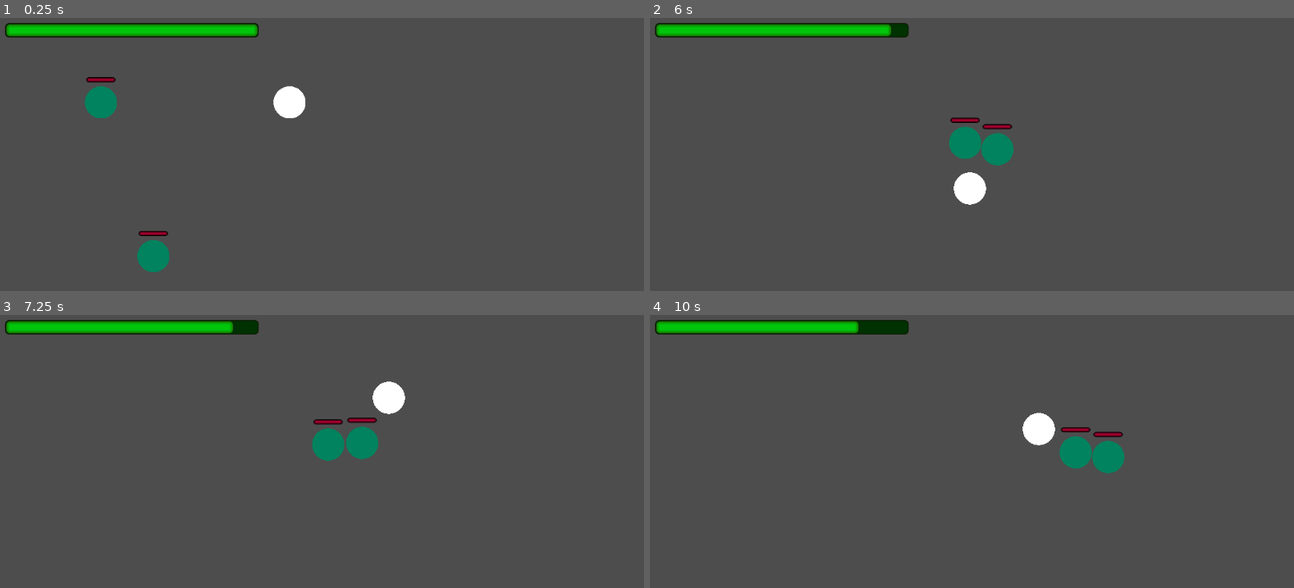
Above: before the commit, frames 1-4 (two rows, left to right).
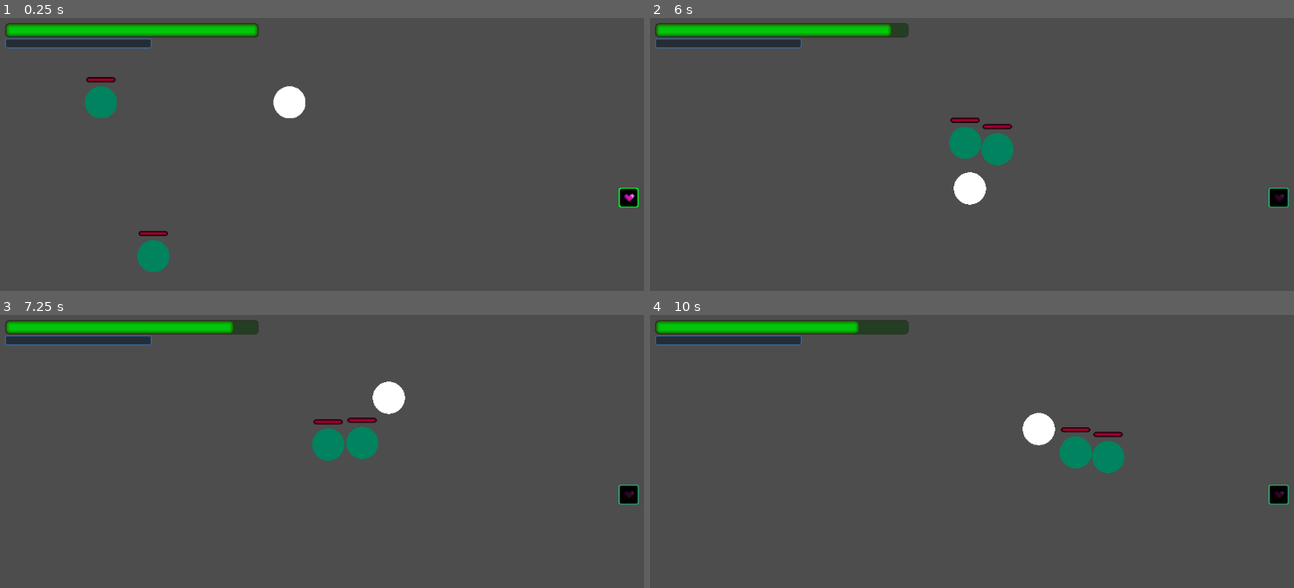
Above: after the commit, the same moments.

Repository: Joaovit-costa/Robot-Slayer
Game: Godot game, scene res://res/Cenas/salas/teste.tscn
Two runs of this game, one before a commit and one after it. Both use one fixed random seed, a clock stepped at 60 frames per second and the inputs below. This scene is started directly instead of the project's main scene.
Inputs:
- Up to frame 1 (0.25 s): no input
- Up to frame 2 (6 s): hold Right (ui_right) 0.53-1.28 s; hold G (ui_healing) 0.53-1.28 s; hold Down (ui_down) 1.28-2.03 s; tap G (ui_healing) every 1.5 s from 1.35 to 5.85 s; hold Right (ui_right) 2.03-2.78 s; hold G (ui_healing) 2.03-2.78 s; hold Up (ui_up) 2.78-3.53 s; hold G (ui_healing) 3.53-4.28 s; hold Left (ui_left) 3.53-5.03 s; hold Down (ui_down) 5.03-5.78 s; hold G (ui_healing) 5.03-5.78 s; hold Right (ui_right) from 5.78 s (still down)
- Up to frame 3 (7.25 s): release Right (ui_right) at 6.53 s; hold Up (ui_up) from 6.53 s (still down); hold G (ui_healing) from 6.53 s (still down)
- Up to frame 4 (10 s): release Up (ui_up) at 7.28 s; release G (ui_healing) at 7.28 s; hold Right (ui_right) 7.28-8.03 s; tap G (ui_healing) at 7.35, 8.85 s; hold Down (ui_down) 8.03-8.78 s; hold G (ui_healing) 8.03-8.78 s; hold Left (ui_left) 8.78-9.53 s; hold Up (ui_up) from 9.53 s (still down); hold G (ui_healing) from 9.53 s (still down)

The runs differ from the first frame. In frame 1, 1.5% of the frame differs, in the area x 0-100%, y 1-70%; in frame 2, 1.6%; in frame 3, 1.7%; in frame 4, 1.9%.

Commit message:
creat
Foi adicionado o sistema de cura ja com parte visual, barras de vida do jogador e do inimigo, e o sistema de experiencia e level. Foi dado inicio a inplementação do sistema de drops dos inimigos.

Diff:
--- a/project-room/res/Cenas/entidades/protagonista.tscn
+++ b/project-room/res/Cenas/entidades/protagonista.tscn
@@ -1,6 +1,7 @@
 [gd_scene format=3 uid="uid://crm7vecx3vhjy"]
 
 [ext_resource type="Script" uid="uid://cdgeykgg3b6sh" path="res://script/entidades/protagonista.gd" id="1_uw4sx"]
+[ext_resource type="Texture2D" uid="uid://disji1duvvnmh" path="res://res/design/menus/Botão_Vida.png" id="2_70dtc"]
 
 [sub_resource type="CircleShape2D" id="CircleShape2D_pl2iv"]
 radius = 28.751087
@@ -11,12 +12,12 @@
 radius = 56.5
 
 [sub_resource type="StyleBoxFlat" id="StyleBoxFlat_pl2iv"]
-bg_color = Color(0, 0.19174087, 0.0005485823, 1)
+bg_color = Color(0, 0.19215687, 0, 0.5254902)
 border_width_left = 2
 border_width_top = 2
 border_width_right = 2
 border_width_bottom = 2
-border_color = Color(0.04384221, 0.08335432, 1.2032688e-08, 1)
+border_color = Color(0.043137256, 0.08235294, 0, 0.5254902)
 border_blend = true
 corner_radius_top_left = 6
 corner_radius_top_right = 6
@@ -39,6 +40,52 @@
 corner_radius_top_right = 6
 corner_radius_bottom_right = 6
 corner_radius_bottom_left = 6
+
+[sub_resource type="StyleBoxTexture" id="StyleBoxTexture_gsa6n"]
+texture = ExtResource("2_70dtc")
+
+[sub_resource type="StyleBoxFlat" id="StyleBoxFlat_gsa6n"]
+bg_color = Color(0, 0, 0, 0.77254903)
+border_width_left = 2
+border_width_top = 2
+border_width_right = 2
+border_width_bottom = 2
+border_color = Color(0.29803735, 0.6143126, 1, 0.49803922)
+border_blend = true
+corner_radius_top_left = 3
+corner_radius_top_right = 3
+corner_radius_bottom_right = 3
+corner_radius_bottom_left = 3
+
+[sub_resource type="StyleBoxFlat" id="StyleBoxFlat_tdguc"]
+bg_color = Color(9.62615e-08, 0.066605374, 0.12516683, 0.5254902)
+border_width_left = 2
+border_width_top = 2
+border_width_right = 2
+border_width_bottom = 2
+border_color = Color(0.14555383, 0.53975904, 1, 0.5254902)
+border_blend = true
+corner_radius_top_left = 3
+corner_radius_top_right = 3
+corner_radius_bottom_right = 3
+corner_radius_bottom_left = 3
+expand_margin_left = 2.0
+expand_margin_top = 2.0
+expand_margin_right = 2.0
+expand_margin_bottom = 2.0
+
+[sub_resource type="StyleBoxFlat" id="StyleBoxFlat_yq3lb"]
+bg_color = Color(0.30561742, 0.68617994, 0.99999994, 1)
+border_width_left = 2
+border_width_top = 2
+border_width_right = 2
+border_width_bottom = 2
+border_color = Color(0.5232395, 0.7686393, 0.95117706, 1)
+border_blend = true
+corner_radius_top_left = 3
+corner_radius_top_right = 3
+corner_radius_bottom_right = 3
+corner_radius_bottom_left = 3
 
 [node name="Protagonista" type="CharacterBody2D" unique_id=369473398]
 collision_mask = 4
@@ -71,4 +118,30 @@
 theme_override_styles/fill = SubResource("StyleBoxFlat_70dtc")
 show_percentage = false
 
+[node name="barraDeCura" type="ProgressBar" parent="CanvasLayer" unique_id=1314446765]
+anchors_preset = -1
+anchor_left = 0.96900004
+anchor_top = 0.507
+anchor_right = 0.96900004
+anchor_bottom = 0.507
+offset_left = -17.288086
+offset_top = -17.53601
+offset_right = 17.711914
+offset_bottom = 17.46399
+grow_horizontal = 0
+grow_vertical = 2
+theme_override_styles/background = SubResource("StyleBoxTexture_gsa6n")
+theme_override_styles/fill = SubResource("StyleBoxFlat_gsa6n")
+fill_mode = 3
+show_percentage = false
+
+[node name="barraDeExperiencia" type="ProgressBar" parent="CanvasLayer" unique_id=852478863]
+offset_left = 24.0
+offset_top = 51.0
+offset_right = 277.0
+offset_bottom = 64.0
+theme_override_styles/background = SubResource("StyleBoxFlat_tdguc")
+theme_override_styles/fill = SubResource("StyleBoxFlat_yq3lb")
+show_percentage = false
+
 [connection signal="body_entered" from="Area2D" to="." method="_on_area_2d_body_entered"]
--- a/project-room/res/Cenas/salas/teste.tscn
+++ b/project-room/res/Cenas/salas/teste.tscn
@@ -2,6 +2,11 @@
 
 [ext_resource type="PackedScene" uid="uid://dw5vop8713vt3" path="res://res/Cenas/entidades/inimigo.tscn" id="1_lq783"]
 [ext_resource type="PackedScene" uid="uid://crm7vecx3vhjy" path="res://res/Cenas/entidades/protagonista.tscn" id="2_p8hvh"]
+[ext_resource type="Script" uid="uid://b547wbkrtg5cj" path="res://script/data/dataDrops.gd" id="3_p8hvh"]
+
+[sub_resource type="Resource" id="Resource_kpg4u"]
+script = ExtResource("3_p8hvh")
+metadata/_custom_type_script = "uid://b547wbkrtg5cj"
 
 [node name="sala" type="Node2D" unique_id=1911979741]
 
@@ -16,6 +21,9 @@
 defesa = 1
 forca = 3
 inteligencia = 2
+experiencia_min = 50
+experiencia_max = 70
+drops = Array[ExtResource("3_p8hvh")]([SubResource("Resource_kpg4u")])
 protagonista_ref = NodePath("../Protagonista")
 
 [node name="Inimigo" parent="." unique_id=183813718 node_paths=PackedStringArray("protagonista_ref") instance=ExtResource("1_lq783")]
@@ -24,4 +32,6 @@
 defesa = 1
 forca = 3
 inteligencia = 2
+experiencia_min = 50
+experiencia_max = 70
 protagonista_ref = NodePath("../Protagonista")
--- a/project-room/script/Mecanicas.gd
+++ b/project-room/script/data/Mecanicas.gd
@@ -30,3 +30,11 @@
 	curado.vitalidade += int(curado.inteligencia * 1.5)
 	curado.barraVida.value = curado.vitalidade
 	curado.cooldownDaCura += tempoParaCura
+
+
+func subirNivel(player):
+	player.nivel += 1
+	player.experiencia -= player.experienciaNecessaria
+	player.experienciaNecessaria = int(player.nivel * 1.2 + 40)
+	player.barraExperiencia.max_value = player.experienciaNecessaria
+	player.pontosExperiencia += 3
--- /dev/null
+++ b/project-room/script/data/dataDrops.gd
@@ -0,0 +1,13 @@
+extends Resource
+class_name DropData
+
+@export_group("Dados do item")
+@export var nome: String = ""
+@export var quantidade: int = 0
+
+@export_group("Chances")
+@export var chance_comum: int = 0
+@export var chance_incomum: int = 0
+@export var chance_raro: int = 0
+@export var chance_epico: int = 0
+@export var chance_lendario: int = 0
--- a/project-room/script/entidades/inimigos.gd
+++ b/project-room/script/entidades/inimigos.gd
@@ -13,9 +13,17 @@
 @export var cooldowns: Array[float] = [0.8, 1.2, 1.6]
 @export var multiplicadores: Array[float] = [1.0, 1.3, 1.5]
 
+# Drops do inimigo
+@export_group("drop")
+@export var experiencia_min: int = 0
+@export var experiencia_max: int = 0
+@export var drops: Array[DropData] = []
+@export_group("")
+
 # Distância mínima para parar e bater
 @export var distancia_ataque: float = 86
 var distancia: float
+
 
 # Sistema de cura
 var tomouDano: bool = false
@@ -30,8 +38,8 @@
 @onready var barraVida : ProgressBar = $ProgressBar
 @onready var colision : CollisionShape2D = $CollisionShape2D
 
-const Mecanicas = preload("res://script/Mecanicas.gd")
-var mecanicas = Mecanicas.new()
+@onready var Mecanicas = load("res://script/data/Mecanicas.gd")
+@onready var mecanicas = Mecanicas.new()
 # =====================================
 
 
@@ -126,7 +134,6 @@
 			vitalidade = vidaInicial
 	elif cooldownDaCura > 0:
 		cooldownDaCura -= delta
-	print(cooldownDaCura)
 	# =================================
 
 
--- a/project-room/script/entidades/protagonista.gd
+++ b/project-room/script/entidades/protagonista.gd
@@ -6,9 +6,11 @@
 @onready var alcance: Area2D = $Area2D
 @onready var barraVida: ProgressBar = $CanvasLayer/ProgressBar
 @onready var sala: Node2D = $".."
+@onready var barraCura: ProgressBar = $CanvasLayer/barraDeCura
+@onready var barraExperiencia: ProgressBar = $CanvasLayer/barraDeExperiencia
 
-const Mecanicas = preload("res://script/Mecanicas.gd")
-var mecanicas = Mecanicas.new()
+@onready var Mecanicas = load("res://script/data/Mecanicas.gd")
+@onready var mecanicas = Mecanicas.new()
 # =====================================
 
 
@@ -18,11 +20,19 @@
 var defesa: int = 2
 var forca: int = 5
 var inteligencia: int = 4
+var pontosExperiencia: int = 0
+var experiencia: int = 0
+var nivel: int = 1
 
 const SPEED: float = 220
+var experienciaNecessaria = int(nivel * 1.2 + 40)
 
 # Sistema de cura
 var cooldownDaCura: float = 0.0
+
+# sistema de drop
+var experienciaDropada: int = 0
+var dropsRecebido: bool = false
 # ===================================
 
 
@@ -45,6 +55,23 @@
 	# ============ BARRA DE VIDA ==============
 	barraVida.max_value = vitalidade
 	barraVida.value = vitalidade
+	# =========================================
+
+	# ======== BARRA DE EXPERIENCIA ===========
+	barraExperiencia.max_value = experienciaNecessaria
+	barraExperiencia.value = experiencia
+	# =========================================
+
+
+	# ============ COOLDOWN PARA CURAR ===============
+	barraCura.max_value = 10 * 60 / max(inteligencia / 20, 1)
+	barraCura.value = cooldownDaCura
+	# ================================================
+
+
+	# ===== SETANDO OS DROPS DOS INIMIGOS =====
+	for alvo in alvos:
+		experienciaDropada += randi_range(alvo.experiencia_min, alvo.experiencia_max)
 	# =========================================
 
 
@@ -86,12 +113,28 @@
 
 	# ============ CURAR ==============
 	if Input.is_action_pressed("ui_healing") and cooldownDaCura <= 0 and vidaInicial > vitalidade:
-		mecanicas.cura(self, 10 * 60 / int(max(inteligencia / 20, 1)))
+		mecanicas.cura(self, 10 * 60 / (max(inteligencia / 20, 1)))
+		barraCura.max_value = cooldownDaCura
 		if vitalidade > vidaInicial:
 			vitalidade = vidaInicial
 	elif cooldownDaCura > 0:
-		cooldownDaCura = max(cooldownDaCura - delta, 0)
+		cooldownDaCura -= delta
+		barraCura.value = cooldownDaCura
 	# =================================
+
+
+	# ===== AO MATAR TODOS DA SALA =====
+	if len(alvos) <= 0 and !dropsRecebido:
+		experiencia += experienciaDropada
+		dropsRecebido = true
+	# ==================================
+
+
+	# ========= SUBIR DE NIVEL =========
+	if experiencia >= experienciaNecessaria:
+		mecanicas.subirNivel(self)
+	barraExperiencia.value = experiencia
+	# ==================================
 
 
 	# ============ MOVIMENTO FINAL ============
--- a/project-room/script/menu/lista_itens.gd
+++ b/project-room/script/menu/lista_itens.gd
@@ -5,7 +5,6 @@
 	{
 		"nome": "Lume mod",
 		"tipo": "equipavel",
-		"quantidade": 1,
 		"descricao": "Chip que aumenta o dano e deixa o inimigo queimando",
 		"buffs": {
 			"ataque_percentual": 10,
@@ -18,7 +17,6 @@
 	{
 		"nome": "Volt mod",
 		"tipo": "equipavel",
-		"quantidade": 1,
 		"descricao": "Chip elétrico que conecta dano entre inimigos próximos",
 	"buffs": {
 		"velocidade_ataque_percentual": 10,
@@ -30,7 +28,6 @@
 	{
 	"nome": "White Hat mod",
 	"tipo": "equipavel",
-	"quantidade": 1,
 	"descricao": "Chip que aplica veneno contínuo e aumenta a inteligência",
 	"buffs": {
 		"inteligencia_percentual": 10,
@@ -43,7 +40,6 @@
 	{
 	"nome": "Vitreo mod",
 	"tipo": "equipavel",
-	"quantidade": 1,
 	"descricao": "Chip que aumenta defesa e pode congelar inimigos",
 	"buffs": {
 		"defesa_percentual": 10,
@@ -55,7 +51,6 @@
 	{
 	"nome": "Pyromancer",
 	"tipo": "equipavel",
-	"quantidade": 1,
 	"descricao": "Equipamento que aumenta ataque e concede imunidade a fogo",
 	"buffs": {
 		"ataque_percentual": 10,
@@ -67,7 +62,6 @@
 	{
 	"nome": "Pyromancer",
 	"tipo": "equipavel",
-	"quantidade": 1,
 	"descricao": "Equipamento que aumenta ataque e concede imunidade a fogo",
 	"buffs": {
 		"ataque_percentual": 10,
@@ -79,7 +73,6 @@
 	{
 	"nome": "Engineer",
 	"tipo": "equipavel",
-	"quantidade": 1,
 	"descricao": "Equipamento que aumenta velocidade e DPS",
 	"buffs": {
 		"velocidade_percentual": 10,
@@ -90,7 +83,6 @@
 	{
 	"nome": "Umbrella",
 	"tipo": "equipavel",
-	"quantidade": 1,
 	"descricao": "Equipamento que aumenta inteligência e imunidade a vírus",
 	"buffs": {
 		"inteligencia_percentual": 10,
@@ -102,7 +94,6 @@
 	{
 	"nome": "Umbrella",
 	"tipo": "equipavel",
-	"quantidade": 1,
 	"descricao": "Equipamento que aumenta inteligência e imunidade a vírus",
 	"buffs": {
 		"inteligencia_percentual": 10,
@@ -114,7 +105,6 @@
 	{
 	"nome": "Heater",
 	"tipo": "equipavel",
-	"quantidade": 1,
 	"descricao": "Equipamento que aumenta defesa e imunidade ao congelamento",
 	"buffs": {
 		"defesa_percentual": 10,
@@ -126,7 +116,6 @@
 	{
 	"nome": "Eile",
 	"tipo": "equipavel",
-	"quantidade": 1,
 	"descricao": "Equipamento que aumenta velocidade de movimento",
 	"buffs": {
 		"velocidade_percentual": 15,
Binary file changed: project-room/res/design/menus/Botão_Ataque (2).png
Not shown, changed: project-room/res/design/menus/Botão_Ataque (2).png.import
Binary file changed: project-room/res/design/menus/Botão_Defesa (2).png
Not shown, changed: project-room/res/design/menus/Botão_Defesa (2).png.import
Binary file changed: project-room/res/design/menus/Botão_Fechar.png
Not shown, changed: project-room/res/design/menus/Botão_Fechar.png.import
Binary file changed: project-room/res/design/menus/Botão_Inteligencia.png
Not shown, changed: project-room/res/design/menus/Botão_Inteligencia.png.import
Binary file changed: project-room/res/design/menus/Botão_Velocidade.png
Not shown, changed: project-room/res/design/menus/Botão_Velocidade.png.import
Binary file changed: project-room/res/design/menus/Botão_Vida.png
Not shown, changed: project-room/res/design/menus/Botão_Vida.png.import
(and 5 more such lines)
